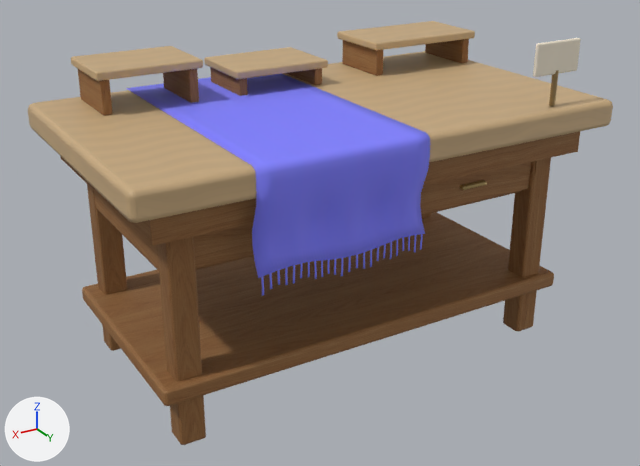
A saved change to the glTF model assets/masters/native-v4/display-2.glb.
Rendered twice from a 50 mm lens placed at (1.67, 2.76, 1.84), pointed at (0.04, 0.05, 0.48). Every picture has the same lights, and +X, +Y and +Z are marked at lower left. The picture after the commit comes second.

The scene before the commit, as lines of its bpy script (objects in view):
```python
ob_display_2 = bpy.data.objects.new('display-2', me_mesh_0)
ob_display_2.location = (0.0, 0.0, 0.0)
```
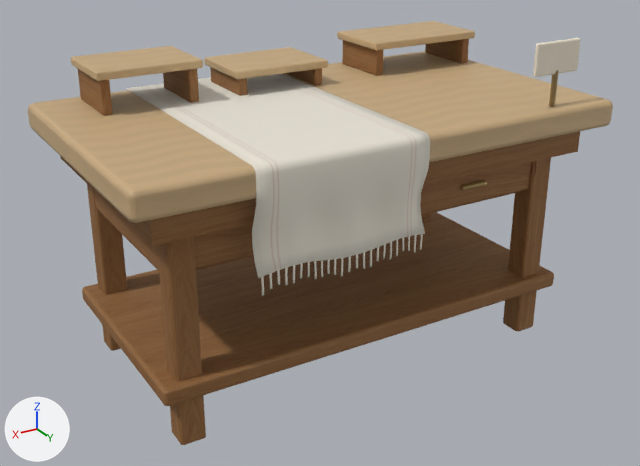
Where the change shows, as pixel boxes [x1, y1, x2, y2] in the pictures (640 x 466 px):
'display-2', surface changed (blue to white)
    both: [124, 59, 433, 298]

Diff of the bpy script that builds the scene:
```diff
--- a/assets/masters/native-v4/display-2.glb.py
+++ b/assets/masters/native-v4/display-2.glb.py
@@ img_image_4 @@
-img_image_4 = load_image('Image_4', '_unpacked/Image_4', 512, 512, 'Non-Color')
+img_image_4 = load_image('Image_4', '_unpacked/Image_4', 1254, 1254, 'sRGB')
@@ img_image_5 @@
-img_image_5 = load_image('Image_5', '_unpacked/Image_5', 512, 512, 'sRGB')
+img_image_5 = load_image('Image_5', '_unpacked/Image_5', 512, 512, 'Non-Color')
@@ img_image_6 @@
-img_image_6 = load_image('Image_6', '_unpacked/Image_6', 512, 512, 'Non-Color')
+img_image_6 = load_image('Image_6', '_unpacked/Image_6', 512, 512, 'sRGB')
@@ img_image_8 @@
+img_image_8 = load_image('Image_8', '_unpacked/Image_8', 512, 512, 'Non-Color')
@@ mat_mat_warm_wood_v1__ad8355_1_r0_73_m0_ior1_5_opaque_ds0_linear_srgb_v2_v11_oak_neutral_tint @@
 n3 = _N.new('ShaderNodeTexImage'); n3.name = 'Image Texture'
-n3.image = img_image_3
+n3.image = img_image_4
 n4 = _N.new('ShaderNodeMapping'); n4.name = 'Mapping'
@@ mat_mat_warm_wood_v1__ad8355_1_r0_73_m0_ior1_5_opaque_ds0_linear_srgb_v2_v11_oak_neutral_tint @@
 n7 = _N.new('ShaderNodeTexImage'); n7.name = 'Image Texture.001'
-n7.image = img_image_4
+n7.image = img_image_5
 n8 = _N.new('ShaderNodeMapping'); n8.name = 'Mapping.001'
@@ mat_mat_woven_fabric_v1__ffffff_1_r0_94_m0_ior1_45_opaque_ds0_linear_srgb_v2_native_r0_86_finish_display_linen @@
 n0 = _N.new('ShaderNodeBsdfPrincipled'); n0.name = 'Principled BSDF'
+n0.inputs[24].default_value = 1.0  # 'Sheen Weight'
+n0.inputs[25].default_value = 0.86  # 'Sheen Roughness'
+n0.inputs[26].default_value = (0.24, 0.24, 0.24, 1.0)  # 'Sheen Tint', grey #868686
 n1 = _N.new('ShaderNodeOutputMaterial'); n1.name = 'Material Output'
 n2 = _N.new('ShaderNodeTexImage'); n2.name = 'Image Texture'
-n2.image = img_image_5
+n2.image = img_image_6
 n3 = _N.new('ShaderNodeMapping'); n3.name = 'Mapping'
@@ mat_mat_woven_fabric_v1__ffffff_1_r0_94_m0_ior1_45_opaque_ds0_linear_srgb_v2_native_r0_86_finish_display_linen @@
 n8 = _N.new('ShaderNodeTexImage'); n8.name = 'Image Texture.001'
-n8.image = img_image_6
+n8.image = img_image_7
 n9 = _N.new('ShaderNodeMapping'); n9.name = 'Mapping.001'
@@ mat_mat_woven_fabric_v1__ffffff_1_r0_94_m0_ior1_45_opaque_ds0_linear_srgb_v2_native_r0_86_finish_display_linen @@
 n12 = _N.new('ShaderNodeTexImage'); n12.name = 'Image Texture.002'
-n12.image = img_image_7
+n12.image = img_image_8
 n13 = _N.new('ShaderNodeMapping'); n13.name = 'Mapping.002'
```
